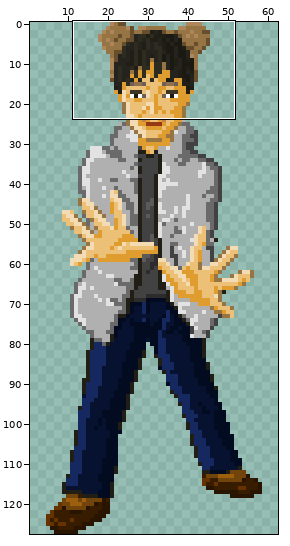
File history of a sprite sheet, img/立ち絵.png. Above: a wide view before the commit, with the close-up outlined.
Close-up. First the earlier version:
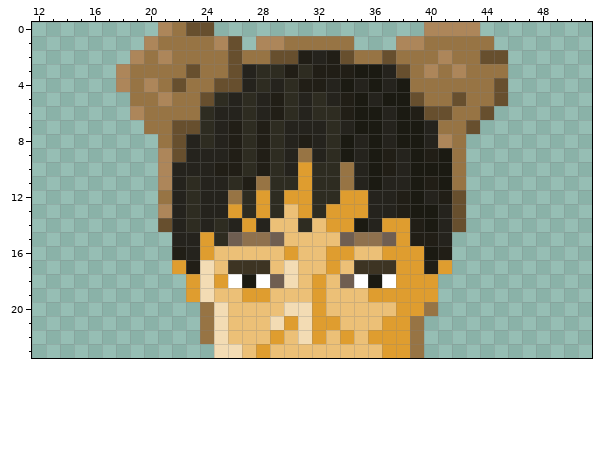
The file is 640x1280 pixels, drawn in blocks of 10x10; one block is one cell here. Colours within 5 levels of each other are drawn and written as one. Shown: x 12..51, y 0..23. The wide view leaves out empty margins.
And afterwards:
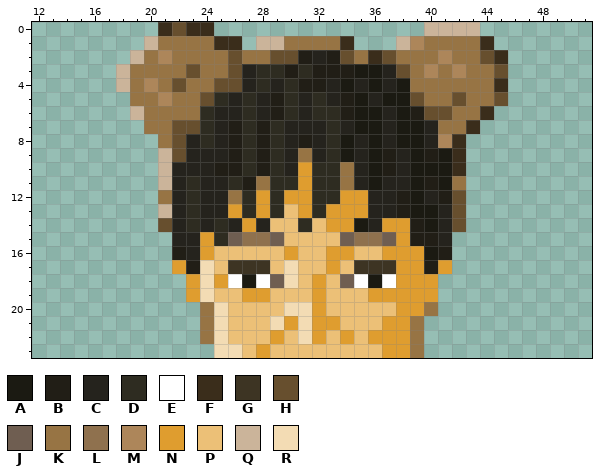
Palette (. is transparent): A #1b1a12  B #211e16  C #25231d  D #2e2c21  E #ffffff  F #3a2d1b  G #3d3423  H #674f2e  J #6f5e51  K #977444  L #8f714e  M #ad865a  N #df9d2f  P #ecc077  Q #cbb49a  R #f3dcb4
From old to new:
y 0: x 21..24 MKHH -> FHFF; x 40..43 MMMM -> QQQQ
y 1: x 20 M -> Q; x 25..26 MH -> FF; x 28..29 MM -> QQ; x 34 K -> F; x 38 M -> Q; x 44 K -> F
y 2: x 19 M -> Q; x 36 K -> F; x 45 H -> F
y 3: x 18 M -> Q; x 45 K -> H
y 4: x 18 M -> Q; x 45 H -> F
y 6: x 19 M -> Q; x 44 H -> F
y 7: x 43 H -> F
y 8: x 42 K -> F
y 9..10: x 21 M -> Q; x 42 K -> F
y 11: x 21 M -> Q
y 13: x 21 M -> Q
